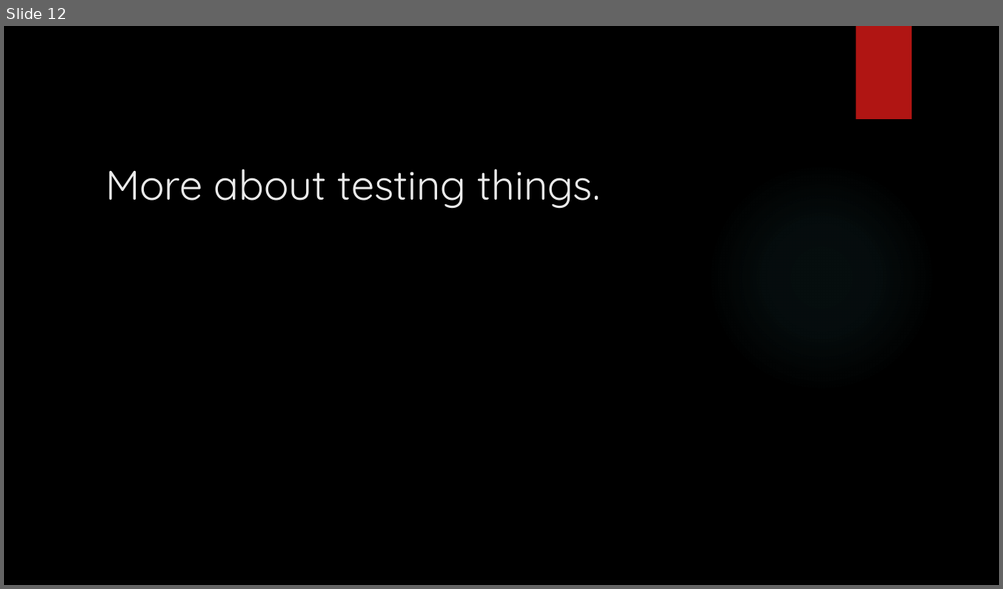
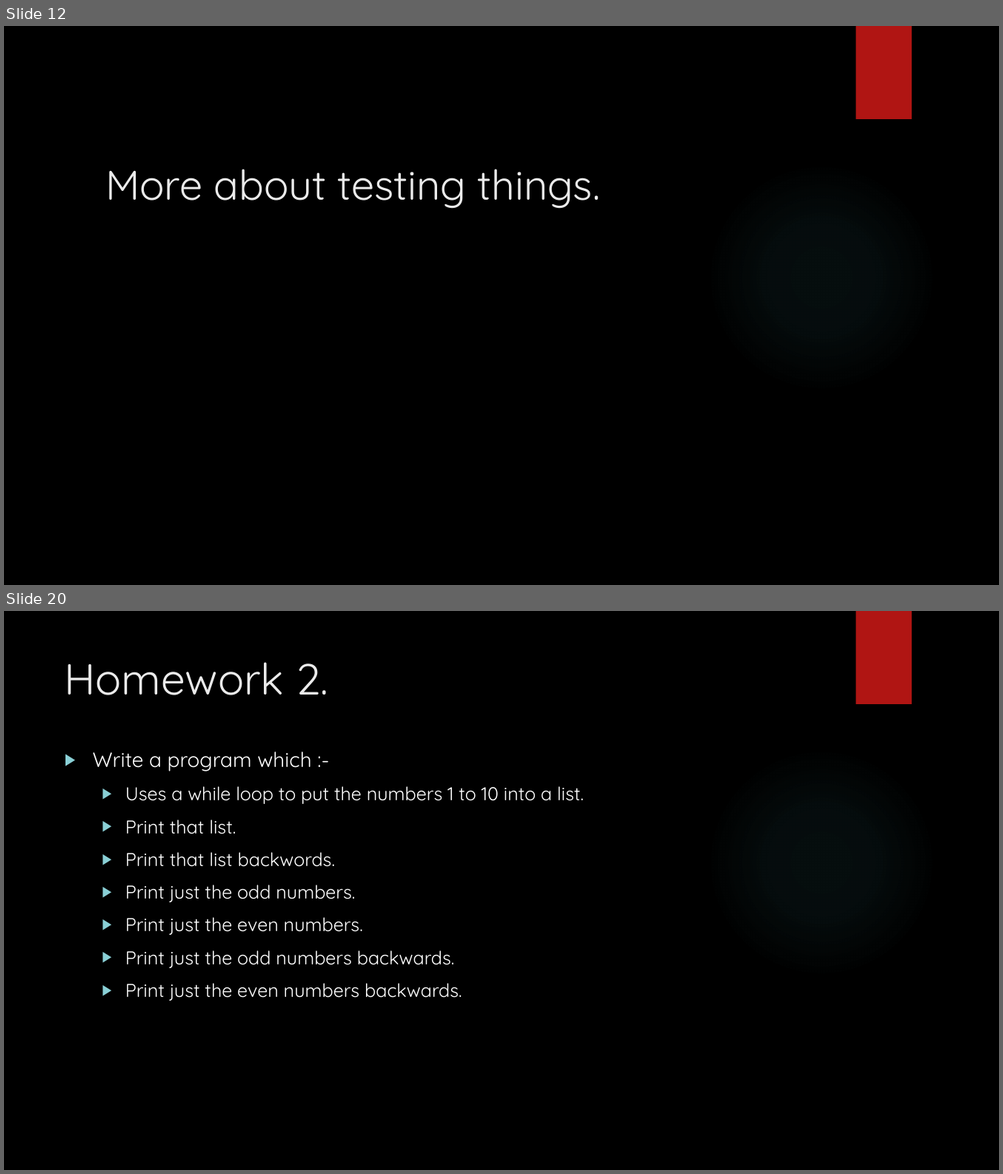
Before and after one commit to davidgroves/DGM_Tutorials, a slide deck: week4/week4.pptx. Shown one above the other, each under a label of ours: slide 12 before the commit, slides 12 and 20 after it; the slides between them are not shown. The pictures are 1003x589 and 1003x1174 pixels, drawn with LibreOffice and Linux fonts; fonts in the diff are those of the drawing; background and template pictures are left out. Boxes give left, top, right and bottom in pixels: in the first picture for what was removed or moved away, otherwise in the second. Text is boxed around its words. In the diff, an @@ line names an element or a change of style, - is before the commit and + after.

```diff
--- a/week4/week4.pptx
+++ b/week4/week4.pptx
@@ slide 20 added at box(4, 611, 999, 1170), background picture (left out); not listed: 2 template elements that a slide beside it also shows @@
@@ title added at box(64, 662, 328, 695), 42 pt, text #EBEBEB @@
+Homework 2.
@@ text added at box(93, 752, 583, 1001), 18 pt, text #FFFFFF @@
+▶ Write a program which :-
+  ▶ Uses a while loop to put the numbers 1 to 10 into a list.
+  ▶ Print that list.
+  ▶ Print that list backwords.
+  ▶ Print just the odd numbers.
+  ▶ Print just the even numbers.
+  ▶ Print just the odd numbers backwards.
+  ▶ Print just the even numbers backwards.
```
Also in this commit, not shown: 1 slide changed, 9 other slides added, 6 other files.
